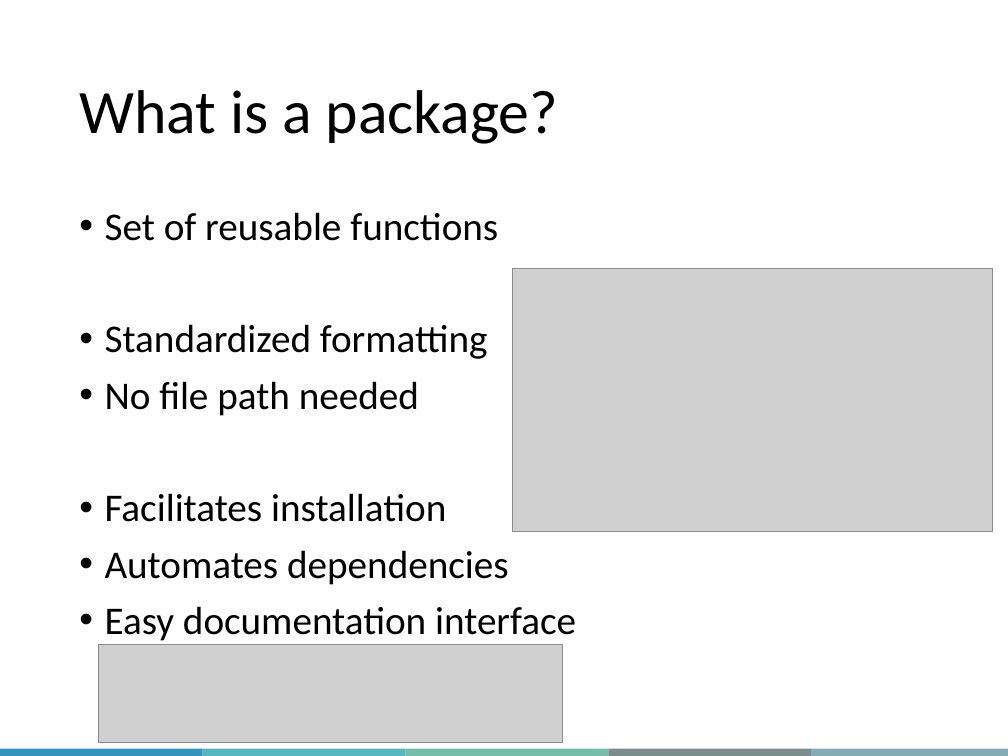
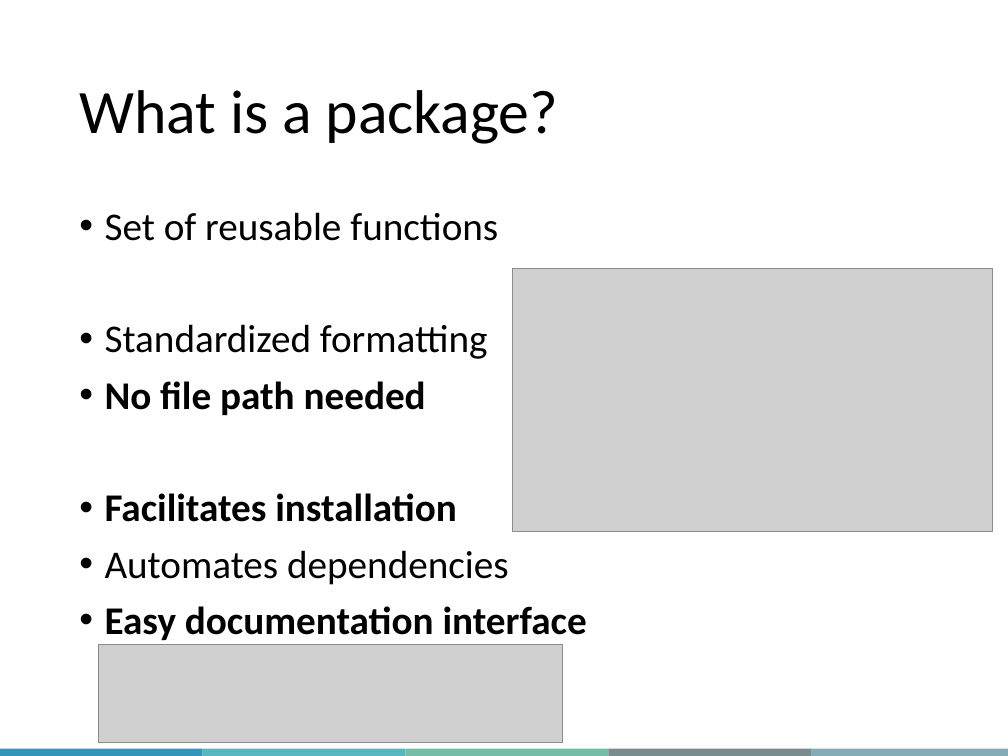
Before and after one commit to QLS-MiCM/RPackageDevelopment, a slide deck: slide 13 of Slides/RPackageDevelopment_Slides.pptx. Drawn at 1008x756 pixels with LibreOffice and Linux fonts; fonts in the diff are those of the drawing; grey boxes stand for pictures; background and template pictures are left out. Boxes give left, top, right and bottom in pixels: in the first picture for what was removed or moved away, otherwise in the second. Text is boxed around its words. In the diff, an @@ line names an element or a change of style, - is before the commit and + after.

```diff
--- a/Slides/RPackageDevelopment_Slides.pptx
+++ b/Slides/RPackageDevelopment_Slides.pptx
@@ text at (x1=105, y1=381, x2=587, y2=640): bold on in "No file path needed", "Facilitates installation", "Easy documentation interface" @@
```
Also in this commit, not shown: 2 other slides changed, 1 slide added, 1 other file.
